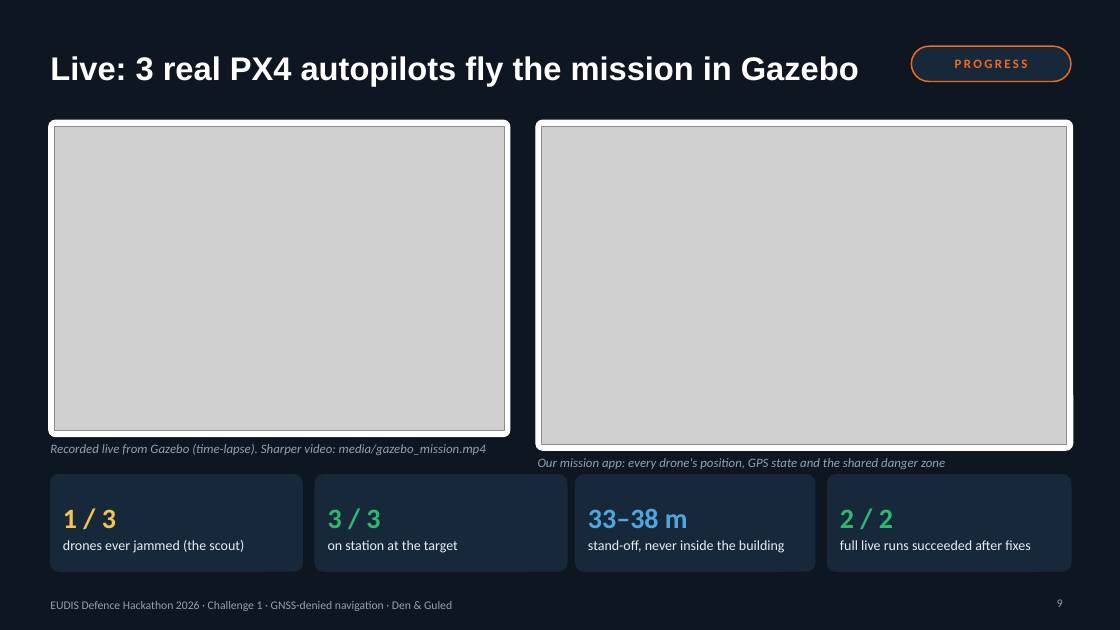
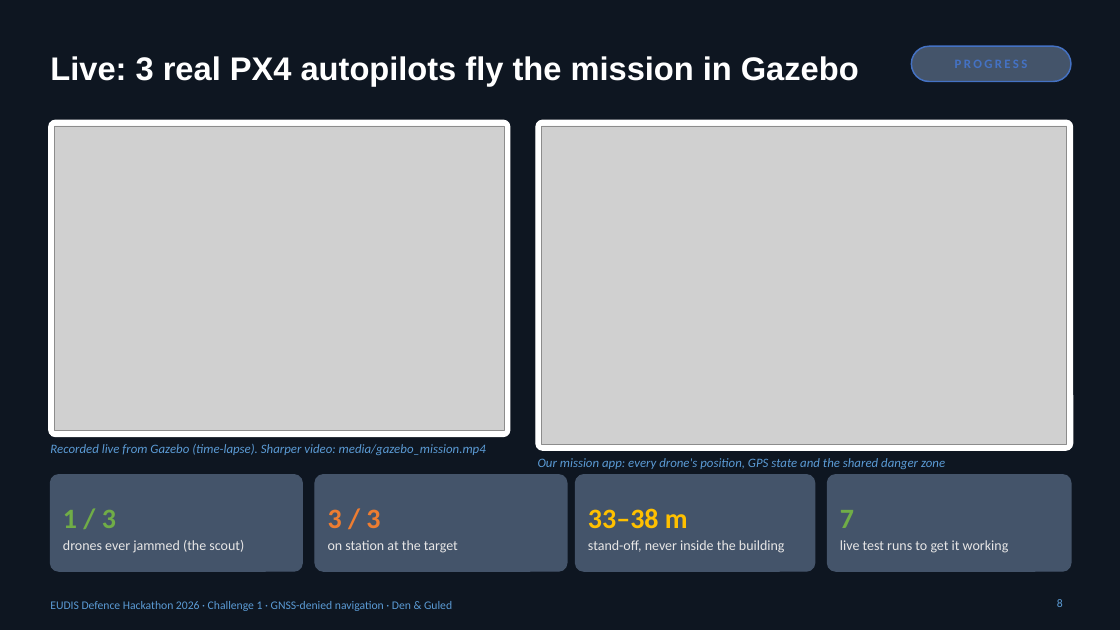
Before and after one commit to Mattheuszu/eudis-challenge1, a slide deck: slide 8 of pitch/GPS_Under_Attack_pitch.pptx (slide 9 before the commit). Drawn at 1120x630 pixels with LibreOffice and Linux fonts; fonts in the diff are those of the drawing; grey boxes stand for pictures. Boxes give left, top, right and bottom in pixels: in the first picture for what was removed or moved away, otherwise in the second. Text is boxed around its words. In the diff, an @@ line names an element or a change of style, - is before the commit and + after.

```diff
--- a/pitch/GPS_Under_Attack_pitch.pptx
+++ b/pitch/GPS_Under_Attack_pitch.pptx
@@ rounded rectangle at [912, 46, 1071, 82]: fill #17283A to #44546A; outline #F26B1D 1.25 pt to #4472C4 1.25 pt @@
@@ text removed at [955, 59, 1028, 68] @@
-PROGRESS
@@ fill #17283A to #44546A; outline #17283A 1 pt to #44546A 1 pt in 4 elements at [50, 475, 302, 571], [315, 475, 567, 571], [576, 475, 815, 571], [828, 475, 1071, 571] @@
@@ text "1 / 3" at [63, 510, 116, 528]: text colour #F5C451 to #70AD47 @@
@@ text "3 / 3" at [328, 509, 380, 528]: text colour #2EB872 to #ED7D31 @@
@@ text "33–38 m" at [588, 508, 688, 528]: text colour #4EA8DE to #FFC000 @@
@@ text colour #E8EDF2 to #E7E6E6 in 3 elements at [63, 540, 244, 553], [328, 540, 458, 553], [588, 540, 785, 553] @@
@@ text at [840, 510, 854, 528]: text changed; text colour #2EB872 to #70AD47 @@
-2 / 2
+7
@@ text at [840, 540, 1009, 553]: text changed; text colour #E8EDF2 to #E7E6E6 @@
-full live runs succeeded after fixes
+live test runs to get it working
@@ text colour #93A1B3 to #5B9BD5 in 3 elements at [50, 444, 486, 455], [538, 458, 945, 469], [50, 601, 452, 611] @@
@@ page number at [1057, 599, 1063, 607]: text changed; text colour #93A1B3 to #5B9BD5 @@
-9
+8
```
Also in this commit, not shown: 11 other slides changed, 1 slide added, 2 other files.
